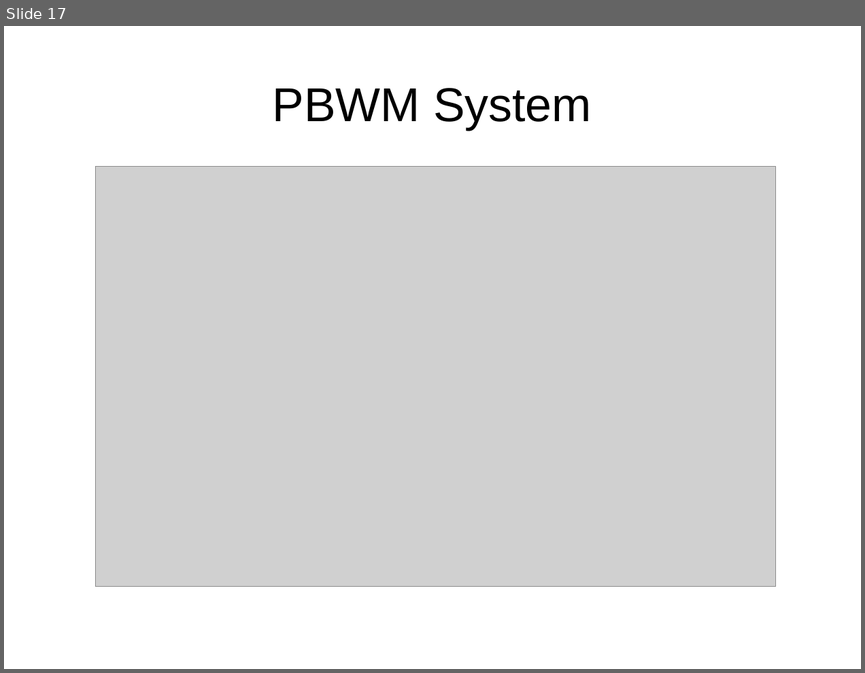
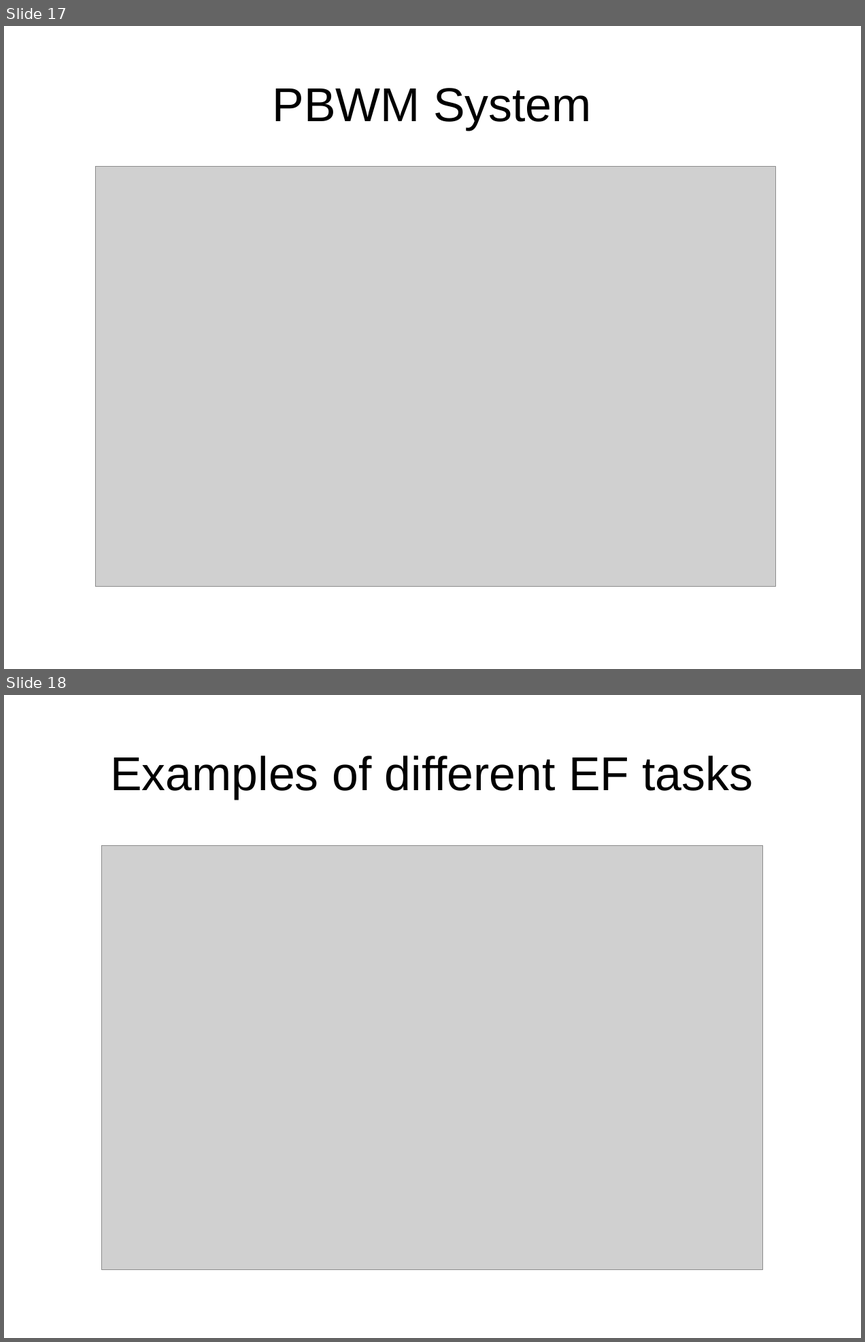
Before and after one commit to ccnlab/teaching, a slide deck: ccn/randy_slides/oreilly_ccn_executive.pptx. Shown one above the other, each under a label of ours: slide 17 before the commit, slides 17 and 18 after it. The pictures are 865x673 and 865x1342 pixels, drawn with LibreOffice and Linux fonts; fonts in the diff are those of the drawing; grey boxes stand for pictures; background and template pictures are left out. Boxes give left, top, right and bottom in pixels: in the first picture for what was removed or moved away, otherwise in the second. Text is boxed around its words. In the diff, an @@ line names an element or a change of style, - is before the commit and + after.

```diff
--- a/ccn/randy_slides/oreilly_ccn_executive.pptx
+++ b/ccn/randy_slides/oreilly_ccn_executive.pptx
@@ slide 18 added at [4, 695, 861, 1338], background picture (left out) @@
@@ title added at [110, 756, 753, 799], 44 pt, text #000000 @@
+Examples of different EF tasks
@@ picture added at [102, 846, 763, 1270] @@
```
Also in this commit, not shown: 3 other slides added, 24 other files.
